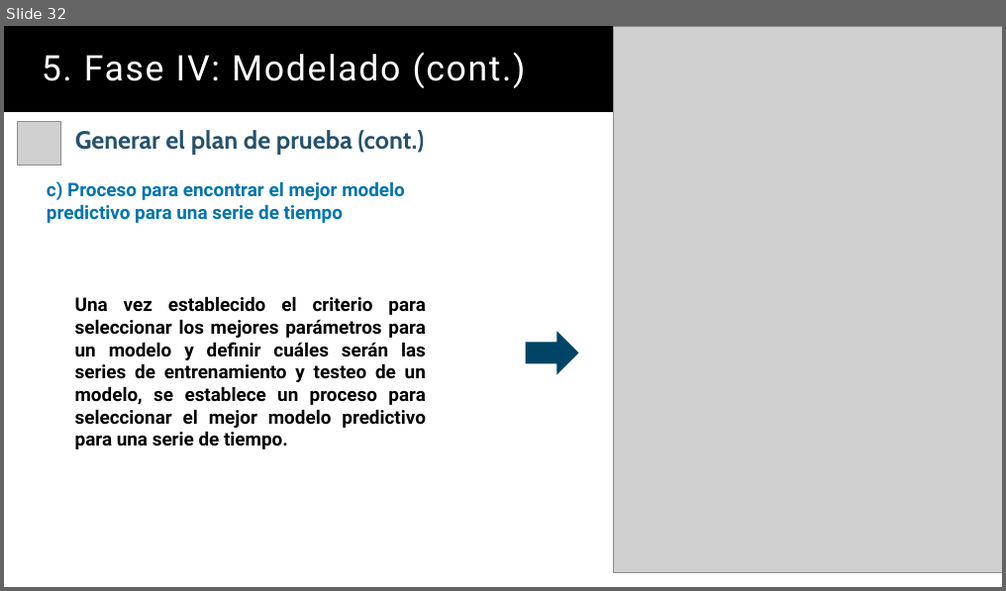
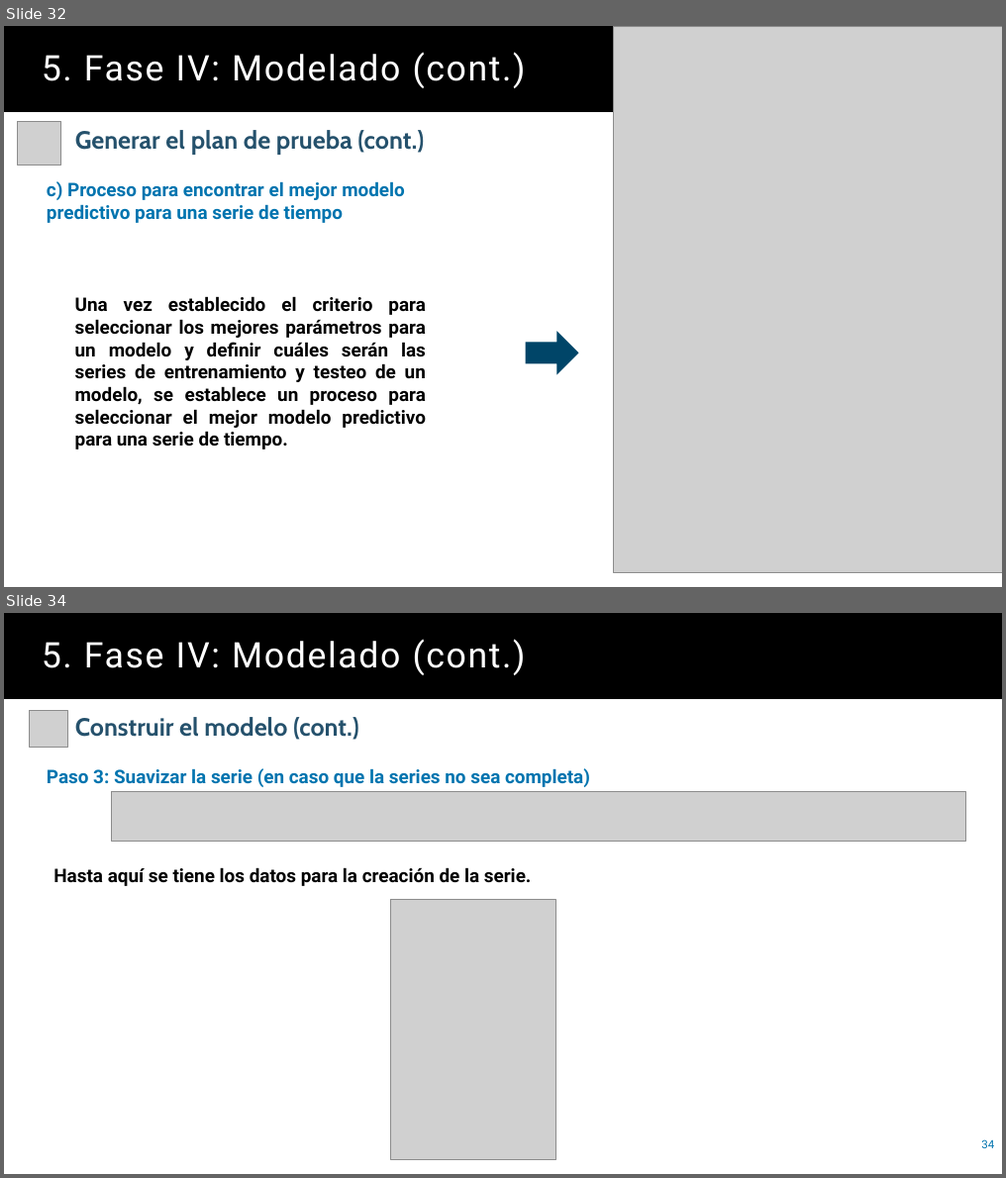
Before and after one commit to juanbo-prueba/leergit, a slide deck: Presentacion.pptx. Shown one above the other, each under a label of ours: slide 32 before the commit, slides 32 and 34 after it; the slides between them are not shown. The pictures are 1006x591 and 1006x1178 pixels, drawn with LibreOffice and Linux fonts; fonts in the diff are those of the drawing; grey boxes stand for pictures. Boxes give left, top, right and bottom in pixels: in the first picture for what was removed or moved away, otherwise in the second. Text is boxed around its words. In the diff, an @@ line names an element or a change of style, - is before the commit and + after.

```diff
--- a/Presentacion.pptx
+++ b/Presentacion.pptx
@@ slide 34 added at [4,613,1002,1174], background #FFFFFF @@
@@ title added at [4,613,1002,699], fill #000000, 34 pt, text #FFFFFF @@
+5. Fase IV: Modelado (cont.)
@@ picture added at [30,710,67,747] @@
@@ text added at [75,717,359,740], 24 pt, text #25516C, bold @@
+Construir el modelo (cont.)
@@ text added at [47,768,590,787], 18 pt, text #0074AF, bold @@
+Paso 3: Suavizar la serie (en caso que la series no sea completa)
@@ picture added at [111,792,966,842] @@
@@ text added at [54,867,532,886], 18 pt, text #000000, bold @@
+Hasta aquí se tiene los datos para la creación de la serie.
@@ picture added at [390,899,556,1159] @@
@@ page number added at [981,1140,994,1149], 11 pt, text #0074AF @@
+34
```
Also in this commit, not shown: 13 other slides added.
